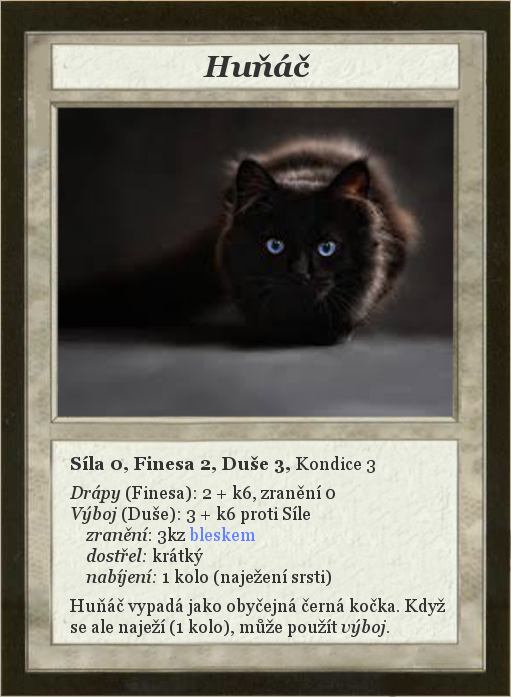
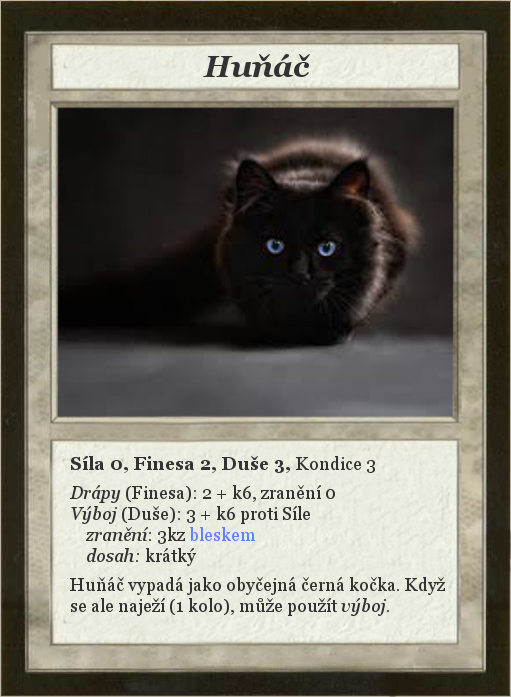
Layers edited between the first and the second 511x697 image:
painted on "Síla 0, Finesa 2, Duše 3, Kond..." over box(70, 548, 445, 637)
